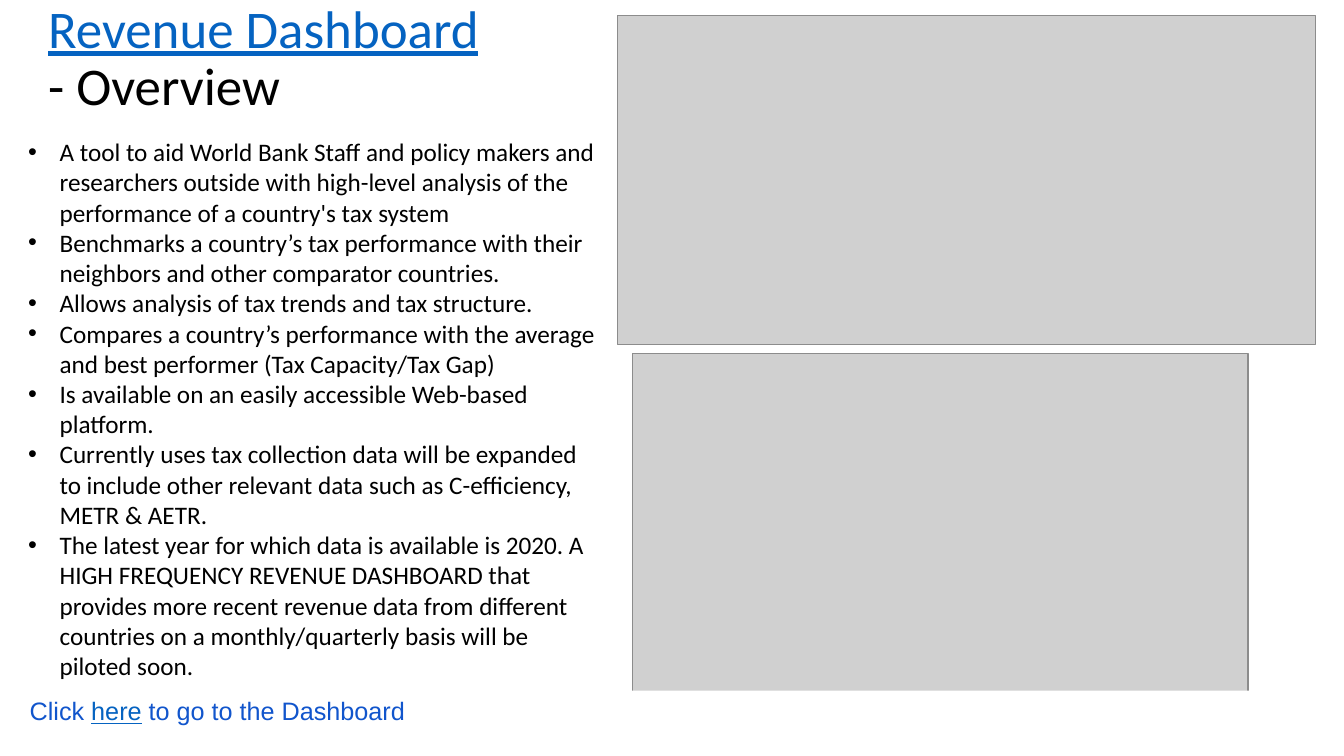
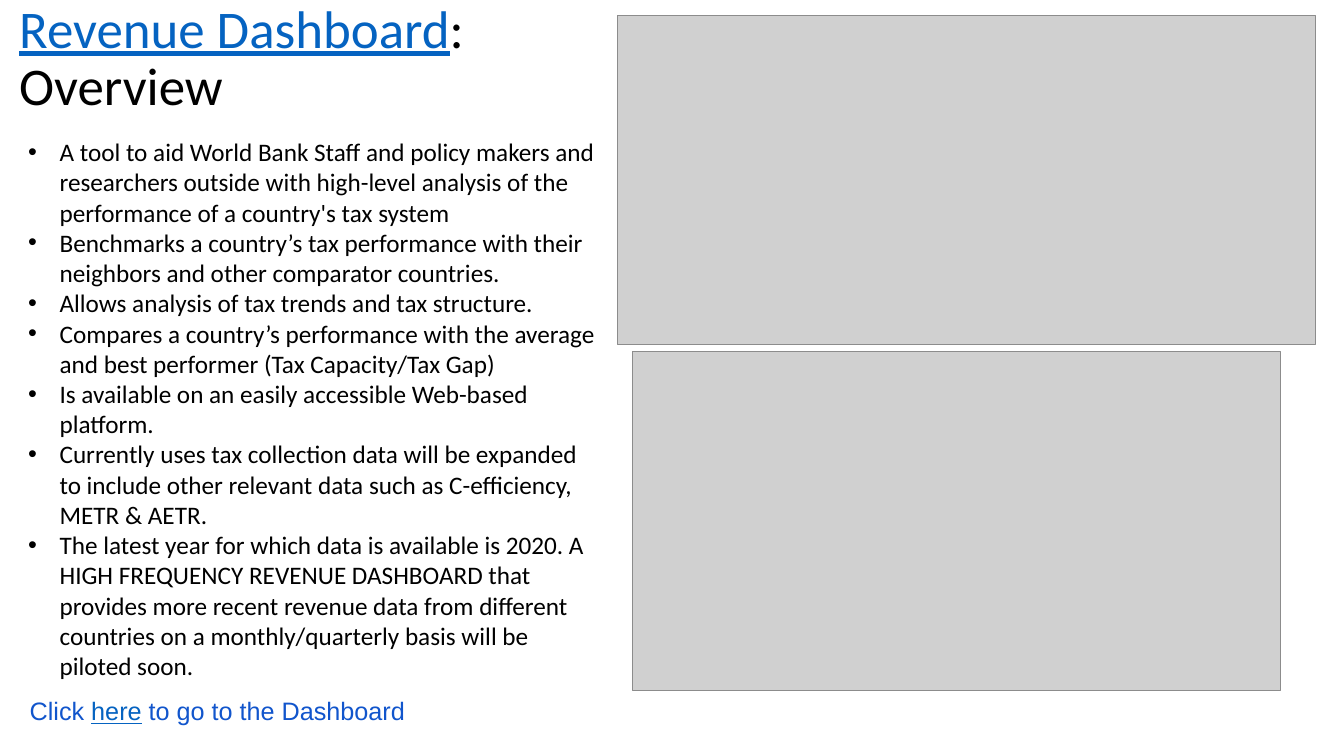
Before and after one commit to Revenue-Academy/Tax-Revenue-Dashboard, a slide deck: slide 2 of Tax Revenue Dashboard - Final.pptx. Drawn at 1344x756 pixels with LibreOffice and Linux fonts; fonts in the diff are those of the drawing; grey boxes stand for pictures. Boxes give left, top, right and bottom in pixels: in the first picture for what was removed or moved away, otherwise in the second. Text is boxed around its words. In the diff, an @@ line names an element or a change of style, - is before the commit and + after.

```diff
--- a/Tax Revenue Dashboard - Final.pptx
+++ b/Tax Revenue Dashboard - Final.pptx
@@ title at <box>19,11,464,106</box>: text changed @@
-Revenue Dashboard
-- Overview
+Revenue Dashboard: Overview
@@ picture: place and size @@
-picture at <box>632,354,1248,692</box>
+picture at <box>632,352,1280,691</box>
```
Also in this commit, not shown: 9 other slides changed, 3 slides added, 2 slides removed, 5 other files.
